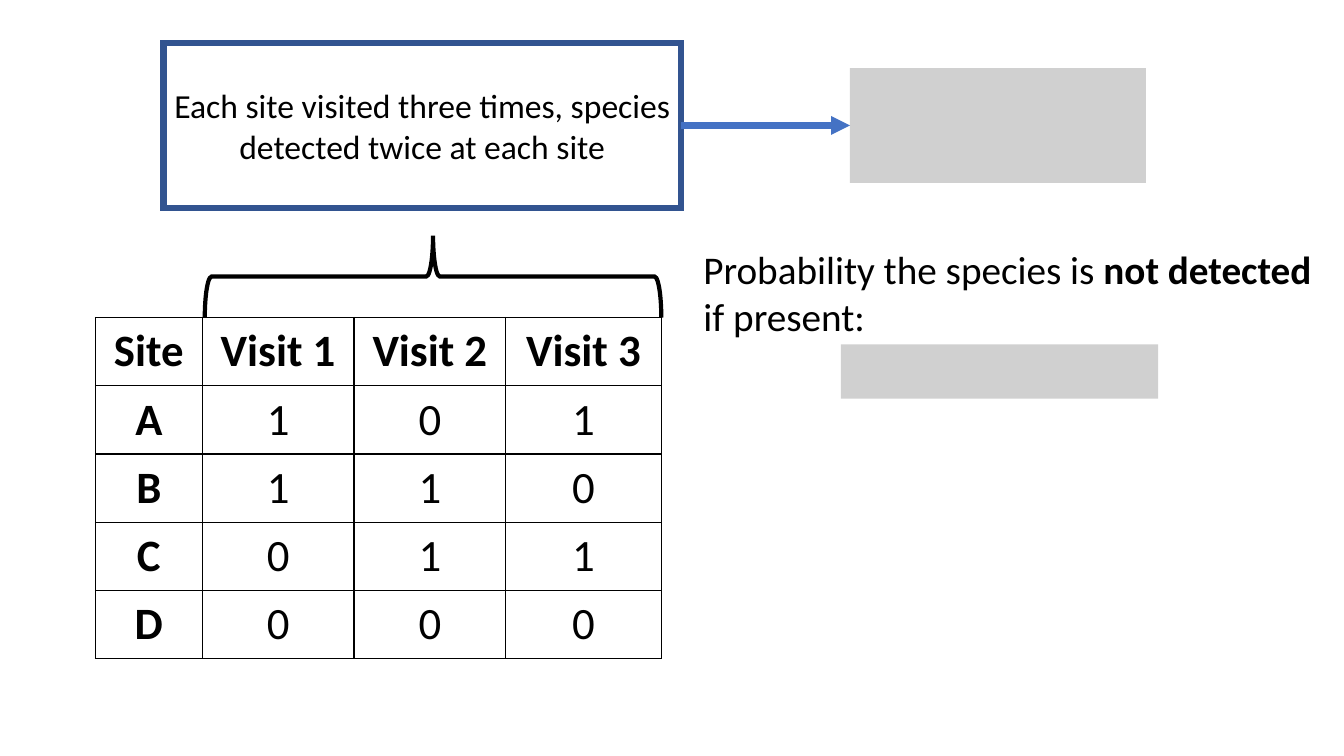
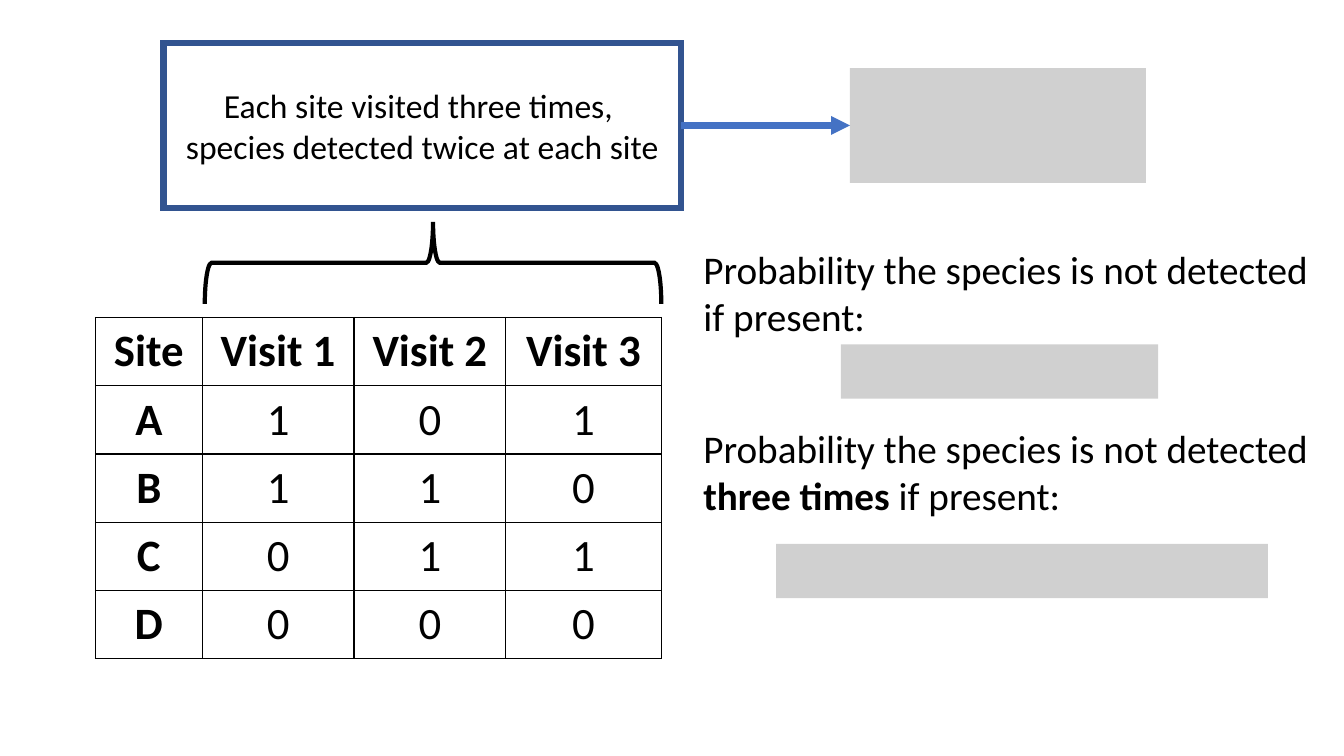
Before and after one commit to annamtucker/ssa-200, a slide deck: slide 38 of static/lectures/SSA_Lecture3_Occupancy_Data.pptx. Drawn at 1344x756 pixels with LibreOffice and Linux fonts; fonts in the diff are those of the drawing; grey boxes stand for pictures; background and template pictures are left out. Boxes give left, top, right and bottom in pixels: in the first picture for what was removed or moved away, otherwise in the second. Text is boxed around its words. In the diff, an @@ line names an element or a change of style, - is before the commit and + after.

```diff
--- a/static/lectures/SSA_Lecture3_Occupancy_Data.pptx
+++ b/static/lectures/SSA_Lecture3_Occupancy_Data.pptx
@@ text in rectangle at (186,94,658,165): text changed @@
-Each site visited three times, species detected twice at each site
+Each site visited three times,
+species detected twice at each site
@@ right brace: place and size @@
-right brace at (205,236,661,318)
+right brace at (205,222,661,303)
@@ text "Probability the species is not ..." at (703,256,1308,338): bold off in "not detected" @@
@@ text added at (703,435,1308,517), 28 pt, text #000000 @@
+Probability the species is not detected three times if present:
@@ picture added at (776,544,1268,599) @@
```
Also in this commit, not shown: 6 other slides changed, 16 other files.
